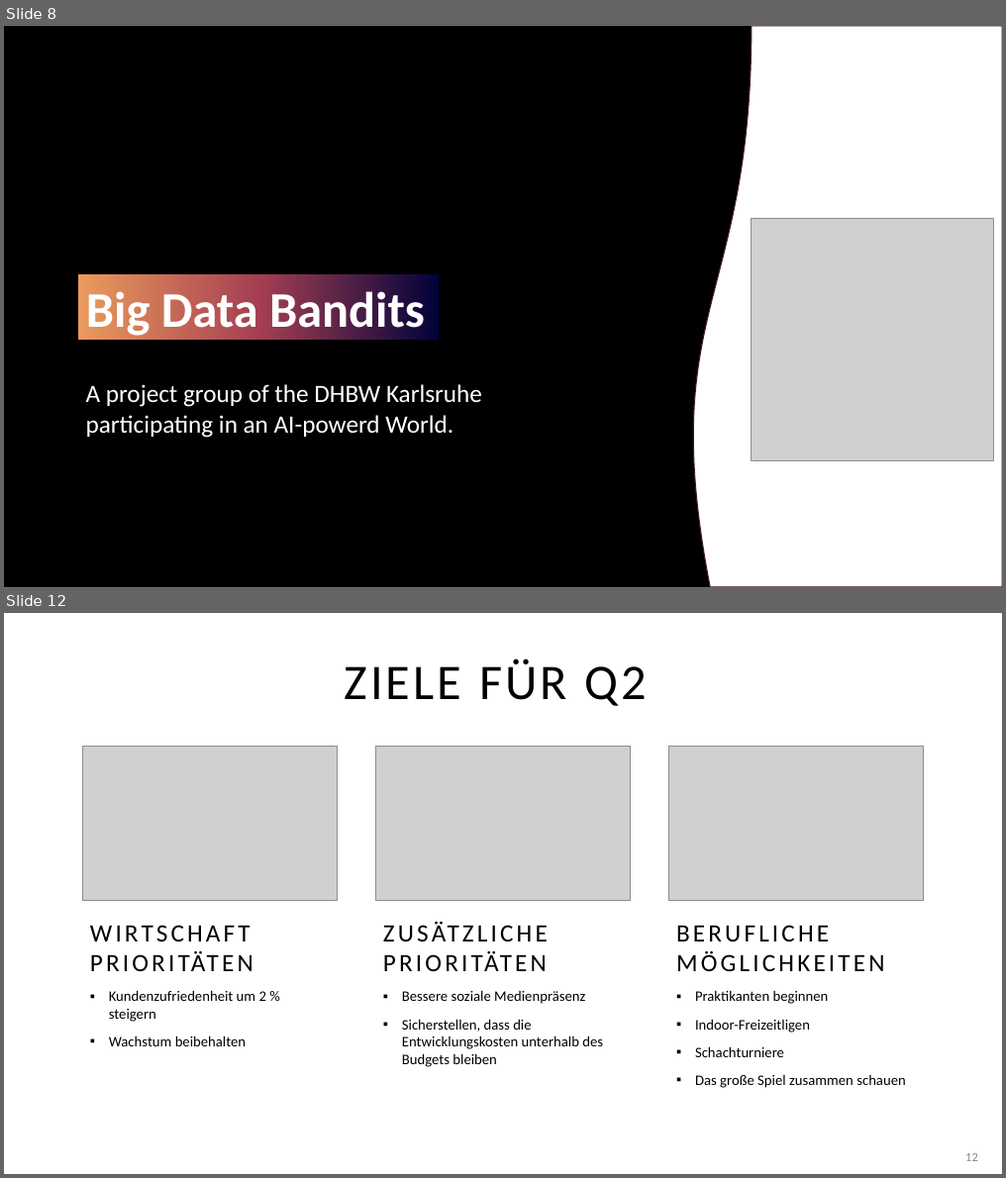
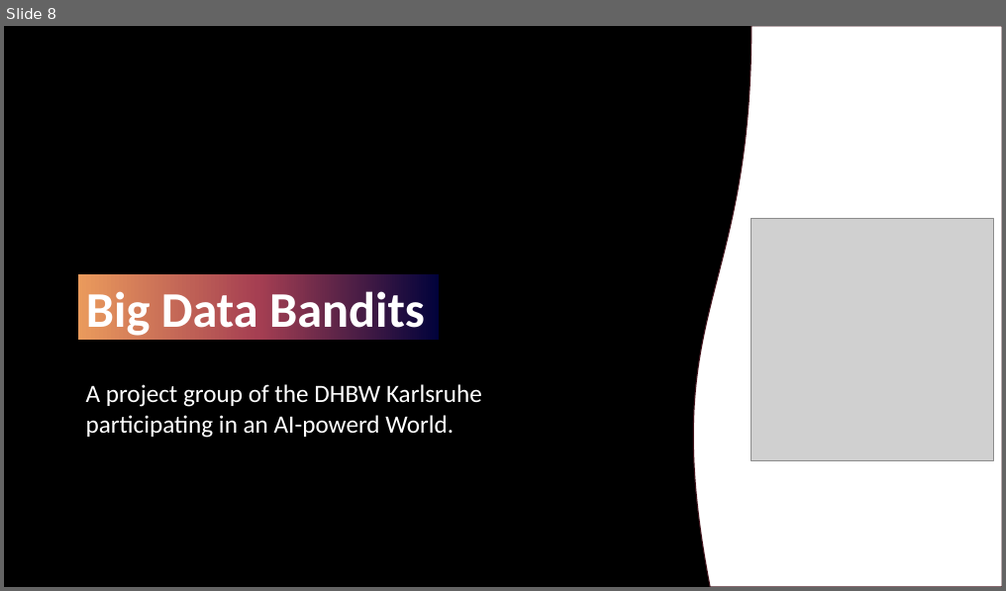
Before and after one commit to alphaname007/BigDataBandits, a slide deck: Technische Präsentation.pptx. Shown one above the other, each under a label of ours: slides 8 and 12 before the commit, slide 8 after it; the slides between them are not shown. The pictures are 1006x1178 and 1006x591 pixels, drawn with LibreOffice and Linux fonts; fonts in the diff are those of the drawing; grey boxes stand for pictures; background and template pictures are left out. Boxes give left, top, right and bottom in pixels: in the first picture for what was removed or moved away, otherwise in the second. Text is boxed around its words. In the diff, an @@ line names an element or a change of style, - is before the commit and + after.

```diff
--- a/Technische Präsentation.pptx
+++ b/Technische Präsentation.pptx
@@ slide 12 removed at (4, 613, 1002, 1174), background #FFFFFF @@
@@ title removed at (344, 659, 648, 706) @@
-ZIELE FÜR Q2
@@ picture removed at (82, 747, 338, 901) @@
@@ picture removed at (376, 747, 631, 901) @@
@@ picture removed at (668, 747, 924, 901) @@
@@ text removed at (90, 925, 266, 1047) @@
-WIRTSCHAFT
-PRIORITÄTEN
-▪ Kundenzufriedenheit um 2 % steigern
-▪ Wachstum beibehalten
@@ text removed at (676, 925, 906, 1088) @@
-BERUFLICHE MÖGLICHKEITEN
-▪ Praktikanten beginnen
-▪ Indoor-Freizeitligen
-▪ Schachturniere
-▪ Das große Spiel zusammen schauen
@@ text removed at (402, 990, 603, 1067) @@
-ZUSÄTZLICHE
-PRIORITÄTEN
-▪ Bessere soziale Medienpräsenz
-▪ Sicherstellen, dass die Entwicklungskosten unterhalb des Budgets bleiben
@@ page number removed at (965, 1154, 978, 1161) @@
-12
```
Also in this commit, not shown: 1 slide changed, 4 other slides removed.
